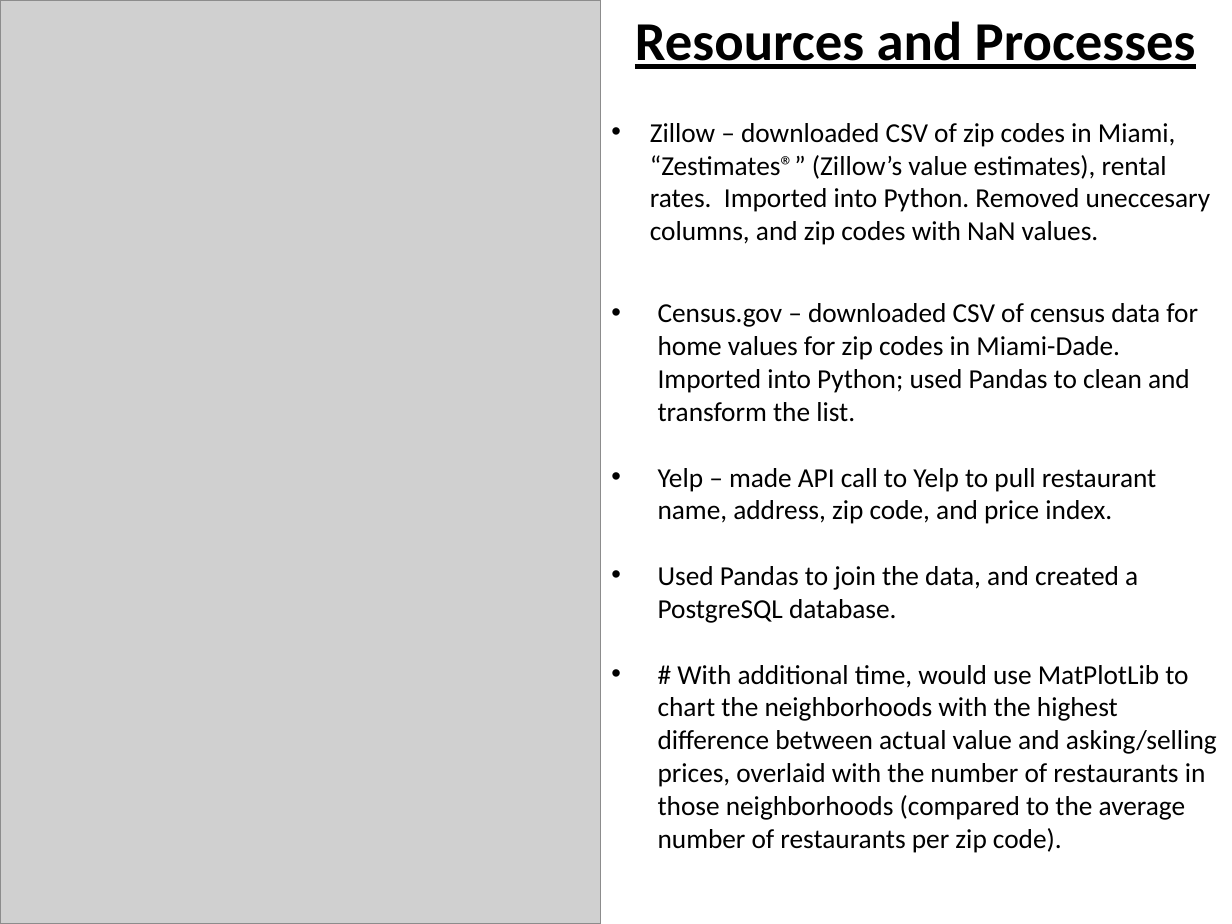
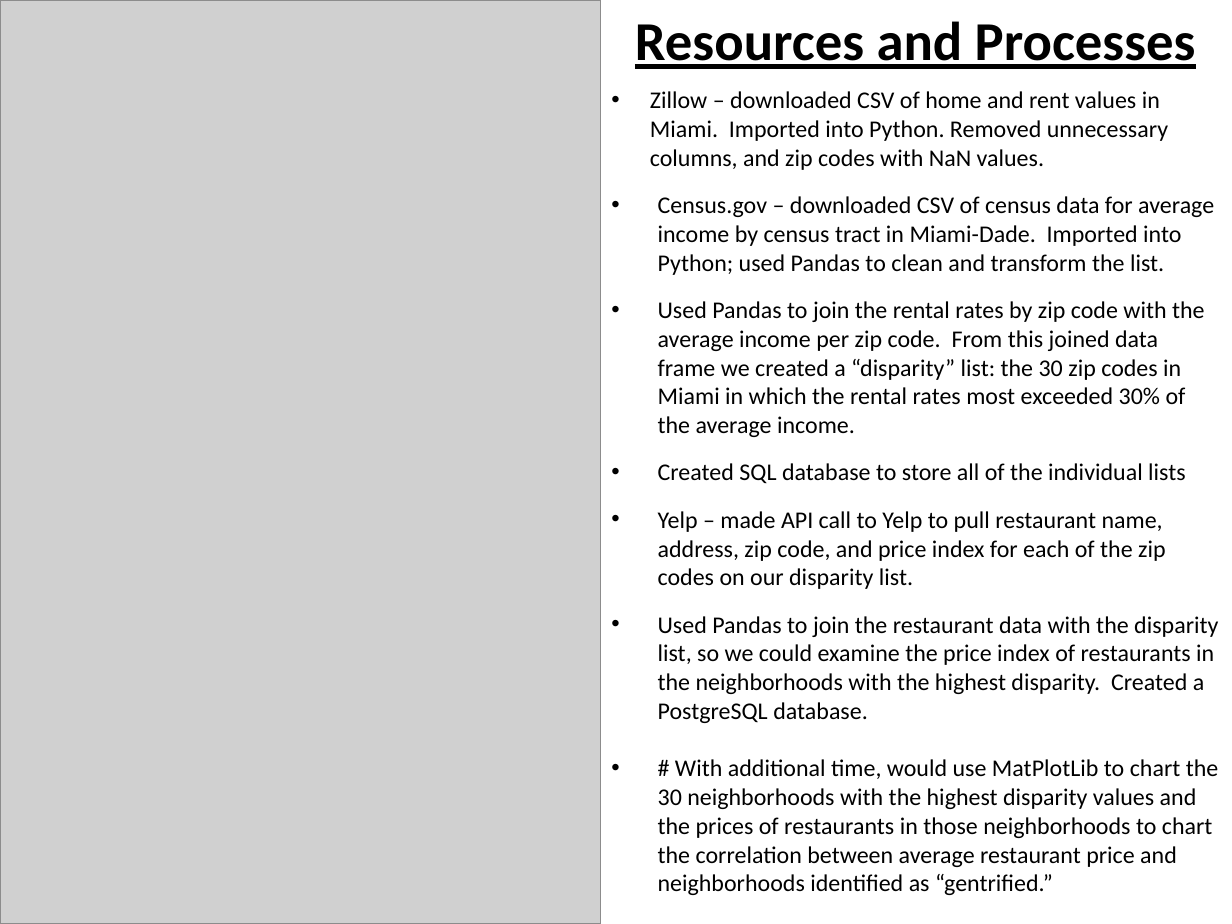
Before and after one commit to abrahambenaim/ETL-Project, a slide deck: slide 4 of ETL Project - CHAMPS.pptx. Drawn at 1232x924 pixels with LibreOffice and Linux fonts; fonts in the diff are those of the drawing; grey boxes stand for pictures. Boxes give left, top, right and bottom in pixels: in the first picture for what was removed or moved away, otherwise in the second. Text is boxed around its words. In the diff, an @@ line names an element or a change of style, - is before the commit and + after.

```diff
--- a/ETL Project - CHAMPS.pptx
+++ b/ETL Project - CHAMPS.pptx
@@ text at (650, 91, 1219, 895): text changed; size 16 to 14 pt @@
-• Zillow – downloaded CSV of zip codes in Miami, “Zestimates®” (Zillow’s value estimates), rental rates. Imported into Python. Removed uneccesary columns, and zip codes with NaN values.
-• Census.gov – downloaded CSV of census data for home values for zip codes in Miami-Dade. Imported into Python; used Pandas to clean and transform the list.
-• Yelp – made API call to Yelp to pull restaurant name, address, zip code, and price index.
-• Used Pandas to join the data, and created a PostgreSQL database.
-• # With additional time, would use MatPlotLib to chart the neighborhoods with the highest difference between actual value and asking/selling prices, overlaid with the number of restaurants in those neighborhoods (compared to the average number of restaurants per zip code).
+• Zillow – downloaded CSV of home and rent values in Miami. Imported into Python. Removed unnecessary columns, and zip codes with NaN values.
+• Census.gov – downloaded CSV of census data for average income by census tract in Miami-Dade. Imported into Python; used Pandas to clean and transform the list.
+• Used Pandas to join the rental rates by zip code with the average income per zip code. From this joined data frame we created a “disparity” list: the 30 zip codes in Miami in which the rental rates most exceeded 30% of the average income.
+• Created SQL database to store all of the individual lists
+• Yelp – made API call to Yelp to pull restaurant name, address, zip code, and price index for each of the zip codes on our disparity list.
+• Used Pandas to join the restaurant data with the disparity list, so we could examine the price index of restaurants in the neighborhoods with the highest disparity. Created a PostgreSQL database.
+• # With additional time, would use MatPlotLib to chart the 30 neighborhoods with the highest disparity values and the prices of restaurants in those neighborhoods to chart the correlation between average restaurant price and neighborhoods identified as “gentrified.”
```
Also in this commit, not shown: 3 other slides changed, 4 slides added, 1 slide removed.
